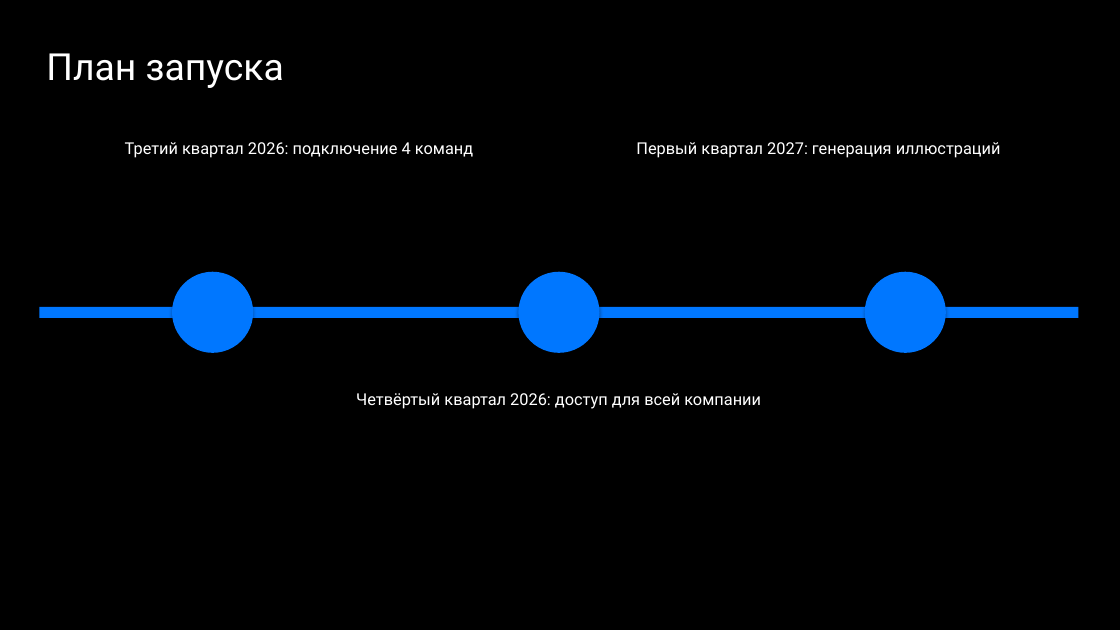
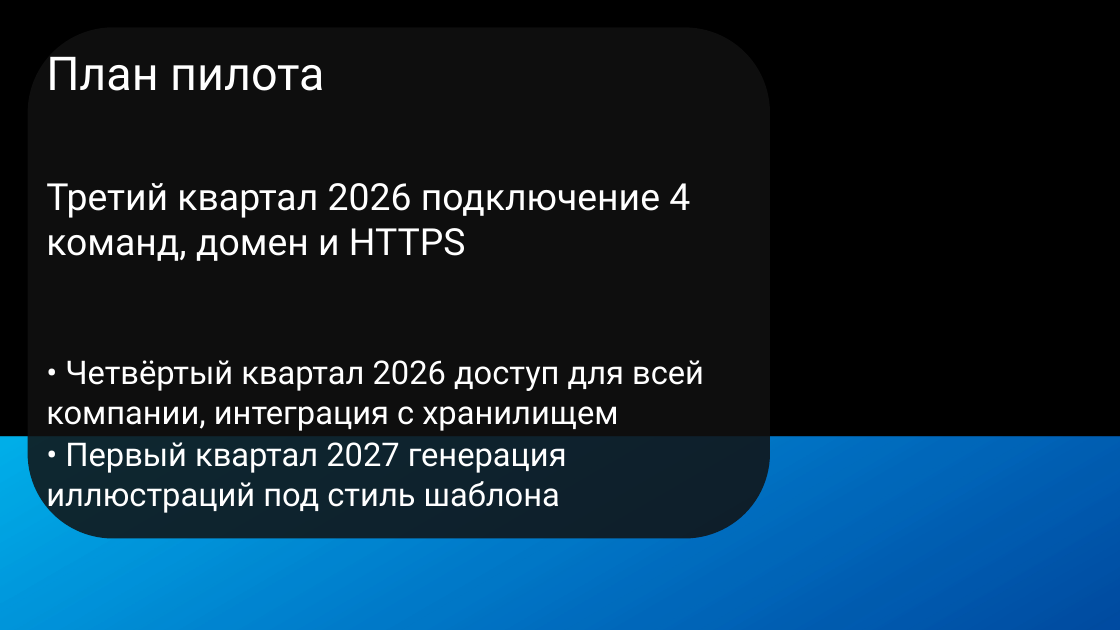
Before and after one commit to DiFoxenGit/-VKTechHackathon, a slide deck: slide 7 of samples/VK_WorkSpace_Клиентская_конференция_Шабл__focus.pptx (slide 10 before the commit). Drawn at 1120x630 pixels with LibreOffice and Linux fonts; fonts in the diff are those of the drawing; background and template pictures are left out. Boxes give left, top, right and bottom in pixels: in the first picture for what was removed or moved away, otherwise in the second. Text is boxed around its words. In the diff, an @@ line names an element or a change of style, - is before the commit and + after.

```diff
--- a/samples/VK_WorkSpace_Клиентская_конференция_Шабл__focus.pptx
+++ b/samples/VK_WorkSpace_Клиентская_конференция_Шабл__focus.pptx
@@ rounded rectangle added at <box>28,28,770,539</box>, fill #111111 at 85% opacity @@
@@ text at <box>46,56,324,91</box>: text changed; size 32 to 40 pt @@
-План запуска
+План пилота
@@ text removed at <box>636,142,1001,158</box> @@
-Первый квартал 2027: генерация иллюстраций
@@ text at <box>46,183,690,261</box>: text changed; size 14 to 32 pt @@
-Третий квартал 2026: подключение 4 команд
+Третий квартал 2026 подключение 4 команд, домен и HTTPS
@@ ellipse removed at <box>172,271,254,353</box> @@
@@ ellipse removed at <box>518,271,600,353</box> @@
@@ ellipse removed at <box>865,271,946,353</box> @@
@@ rectangle removed at <box>39,307,1079,318</box> @@
@@ text at <box>46,360,704,514</box>: text changed; size 14 to 28 pt @@
-Четвёртый квартал 2026: доступ для всей компании
+• Четвёртый квартал 2026 доступ для всей компании, интеграция с хранилищем
+• Первый квартал 2027 генерация иллюстраций под стиль шаблона
@@ rectangle added at <box>0,436,1120,630</box>, fill gradient #0077FF to #00AEE8 @@
```
Also in this commit, not shown: 3 other slides changed, 6 slides added, 6 slides removed, 23 other files.
